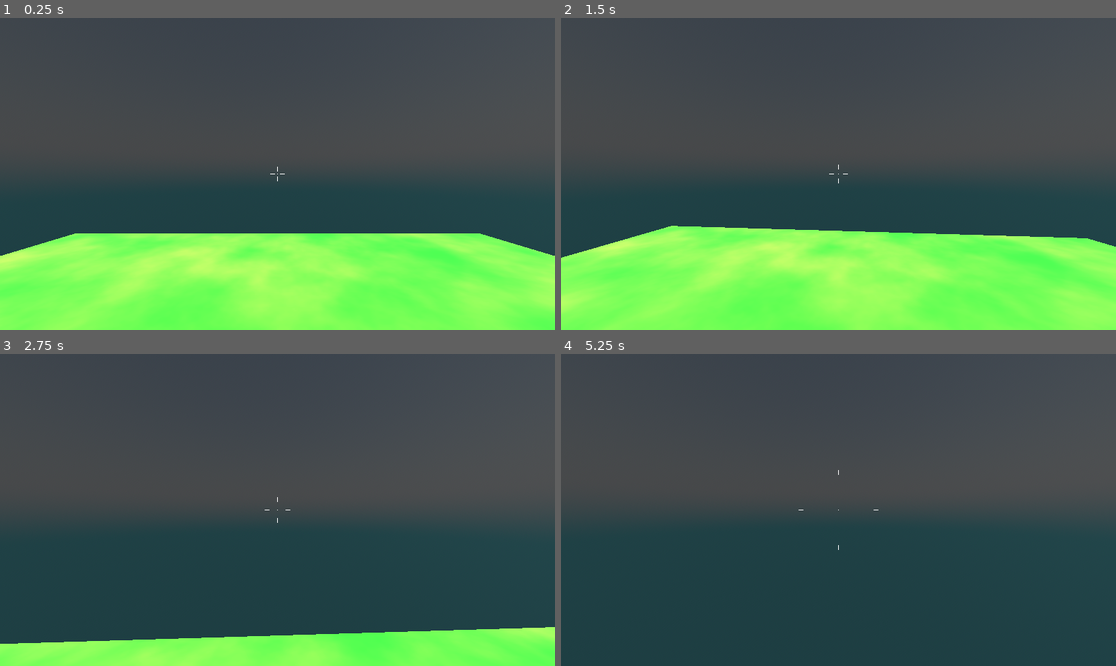
Above: before the commit, frames 1-4 (two rows, left to right).
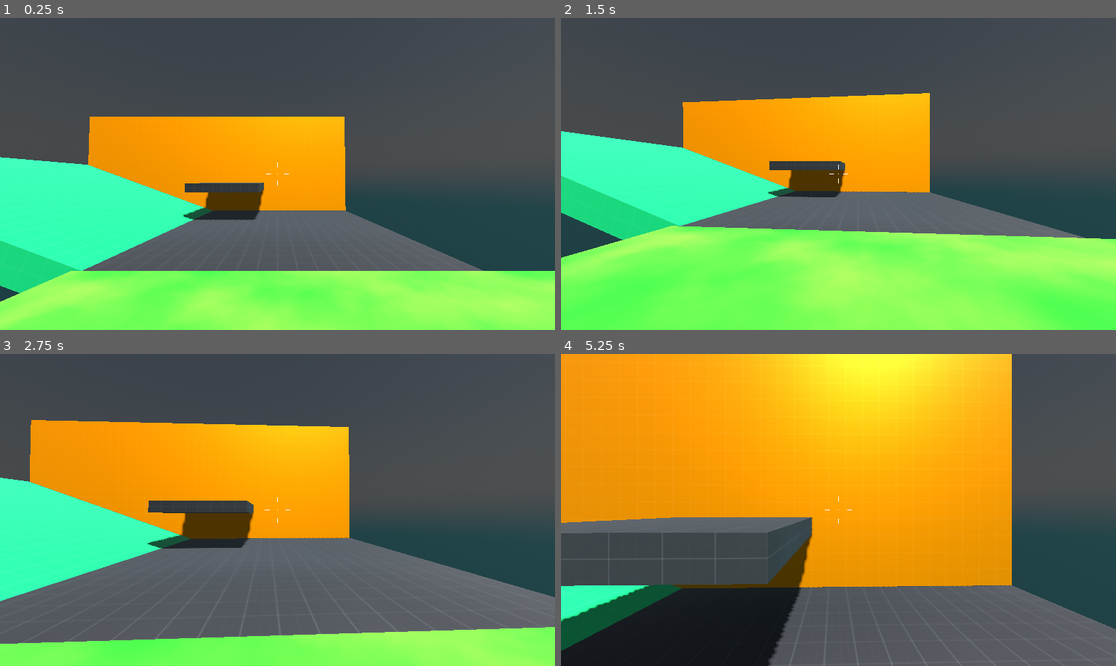
Above: after the commit, the same moments.

Repository: ColormaticStudios/quality-godot-first-person-2
Game: Godot game, scene res://test_world.tscn
The game is run twice, just before and just after one commit, with the same random seed, the same clock (stepped at 60 frames per second) and the same inputs.
Inputs (mouse positions are in pixels of both pictures, inside the frame that each line leads up to):
- Up to frame 1 (0.25 s): no input
- Up to frame 2 (1.5 s): tap Enter (ui_accept) at 0.5, 0.77 s; move the mouse to (866, 174) at 0.52 s; hold Up (ui_up) from 0.53 s (still down); tap C (crouch) at 0.6, 1.35 s; move the mouse to (810, 174) at 1.27 s
- Up to frame 3 (2.75 s): keep holding Up (ui_up); tap Enter (ui_accept) at 1.52 s; move the mouse to (288, 503) at 2.02 s; tap C (crouch) at 2.1 s
- Up to frame 4 (5.25 s): keep holding Up (ui_up); move the mouse to (832, 516) at 2.77 s; tap C (crouch) every 0.75 s from 2.85 to 5.1 s; tap Enter (ui_accept) at 3.02, 3.77, 4.52 s; move the mouse to (877, 513) at 3.52 s; move the mouse to (794, 506) at 4.27 s; move the mouse to (844, 510) at 5.02 s

The runs differ from the first frame. In frame 1, 42% of the frame differs, in the area x 0-100%, y 31-100%; in frame 2, 40%; in frame 3, 55%; in frame 4, 83%, in the area x 0-100%, y 0-100%.

Commit message:
A better test environment

Diff:
--- a/test_world.tscn
+++ b/test_world.tscn
@@ -1,22 +1,9 @@
-[gd_scene load_steps=9 format=3 uid="uid://cs4drhmc1bql5"]
+[gd_scene load_steps=15 format=3 uid="uid://cs4drhmc1bql5"]
 
 [ext_resource type="PackedScene" uid="uid://cc1m2a1obsyn4" path="res://addons/fpc/character.tscn" id="1_e18vq"]
-
-[sub_resource type="Gradient" id="Gradient_ur0vy"]
-colors = PackedColorArray(0, 0.476245, 0.0193456, 1, 0.360494, 0.612721, 0.119744, 1)
-
-[sub_resource type="FastNoiseLite" id="FastNoiseLite_jd3pw"]
-frequency = 0.005
-
-[sub_resource type="NoiseTexture2D" id="NoiseTexture2D_7akuf"]
-width = 1024
-height = 1024
-in_3d_space = true
-color_ramp = SubResource("Gradient_ur0vy")
-noise = SubResource("FastNoiseLite_jd3pw")
-
-[sub_resource type="StandardMaterial3D" id="StandardMaterial3D_67ysu"]
-albedo_texture = SubResource("NoiseTexture2D_7akuf")
+[ext_resource type="Texture2D" uid="uid://pe7a4weirj2g" path="res://textures/dark.png" id="2_08fdt"]
+[ext_resource type="Texture2D" uid="uid://cxjxvqmf4boxq" path="res://textures/green.png" id="3_q4clv"]
+[ext_resource type="Texture2D" uid="uid://dsv4jm4vydflb" path="res://textures/orange.png" id="4_1ns5t"]
 
 [sub_resource type="PhysicalSkyMaterial" id="PhysicalSkyMaterial_edcox"]
 ground_color = Color(0.160784, 0.815686, 0.905882, 1)
@@ -30,15 +17,53 @@
 tonemap_mode = 1
 ssao_enabled = true
 
+[sub_resource type="Gradient" id="Gradient_ur0vy"]
+colors = PackedColorArray(0, 0.476245, 0.0193456, 1, 0.360494, 0.612721, 0.119744, 1)
+
+[sub_resource type="FastNoiseLite" id="FastNoiseLite_jd3pw"]
+frequency = 0.0027
+
+[sub_resource type="NoiseTexture2D" id="NoiseTexture2D_7akuf"]
+width = 1024
+height = 1024
+in_3d_space = true
+seamless = true
+color_ramp = SubResource("Gradient_ur0vy")
+noise = SubResource("FastNoiseLite_jd3pw")
+
+[sub_resource type="StandardMaterial3D" id="StandardMaterial3D_67ysu"]
+albedo_texture = SubResource("NoiseTexture2D_7akuf")
+uv1_scale = Vector3(0.1, 0.1, 0.1)
+uv1_triplanar = true
+
+[sub_resource type="StandardMaterial3D" id="StandardMaterial3D_gomnb"]
+albedo_texture = ExtResource("2_08fdt")
+metallic = 0.81
+metallic_specular = 0.2
+roughness = 0.5
+uv1_triplanar = true
+uv1_triplanar_sharpness = 0.000850145
+
+[sub_resource type="StandardMaterial3D" id="StandardMaterial3D_u0sbk"]
+albedo_texture = ExtResource("3_q4clv")
+metallic = 0.81
+metallic_specular = 0.2
+roughness = 0.5
+uv1_triplanar = true
+uv1_triplanar_sharpness = 0.000850145
+
+[sub_resource type="StandardMaterial3D" id="StandardMaterial3D_7j4uu"]
+albedo_texture = ExtResource("4_1ns5t")
+metallic = 0.81
+metallic_specular = 0.2
+roughness = 0.5
+uv1_triplanar = true
+uv1_triplanar_sharpness = 0.000850145
+
 [node name="test_world" type="Node3D"]
 
 [node name="Character" parent="." instance=ExtResource("1_e18vq")]
-
-[node name="CSGBox3D" type="CSGBox3D" parent="."]
-transform = Transform3D(1, 0, 0, 0, 1, 0, 0, 0, 1, 0, -0.5, 0)
-use_collision = true
-size = Vector3(10, 1, 10)
-material = SubResource("StandardMaterial3D_67ysu")
+transform = Transform3D(1, 0, 0, 0, 1, 0, 0, 0, 1, 0, 1, 0)
 
 [node name="WorldEnvironment" type="WorldEnvironment" parent="."]
 environment = SubResource("Environment_20rw3")
@@ -47,3 +72,35 @@
 transform = Transform3D(0.87959, -0.436605, 0.188936, 0, 0.397148, 0.917755, -0.475732, -0.807248, 0.349328, 0, 0, 0)
 light_energy = 2.0
 shadow_enabled = true
+
+[node name="terrain" type="Node3D" parent="."]
+
+[node name="CSGBox3D" type="CSGBox3D" parent="terrain"]
+transform = Transform3D(1, 0, 0, 0, 1, 0, 0, 0, 1, 10, -0.5, 10)
+use_collision = true
+size = Vector3(30, 1, 30)
+material = SubResource("StandardMaterial3D_67ysu")
+
+[node name="CSGBox3D2" type="CSGBox3D" parent="terrain"]
+transform = Transform3D(1, 0, 0, 0, 1, 0, 0, 0, 1, 0, -0.5, -10)
+use_collision = true
+size = Vector3(10, 1, 10)
+material = SubResource("StandardMaterial3D_gomnb")
+
+[node name="CSGBox3D3" type="CSGBox3D" parent="terrain"]
+transform = Transform3D(1, 0, 0, 0, 1, 0, 0, 0, 1, -3, 1.8, -13)
+use_collision = true
+size = Vector3(4, 0.5, 4)
+material = SubResource("StandardMaterial3D_gomnb")
+
+[node name="CSGBox3D4" type="CSGBox3D" parent="terrain"]
+transform = Transform3D(0.939693, 0.34202, 0, -0.34202, 0.939693, 0, 0, 0, 1, -9.5, 1.2, -10)
+use_collision = true
+size = Vector3(10, 1, 10)
+material = SubResource("StandardMaterial3D_u0sbk")
+
+[node name="CSGBox3D5" type="CSGBox3D" parent="terrain"]
+transform = Transform3D(1, 0, 0, 0, 1, 0, 0, 0, 1, -4.5, 3, -15.5)
+use_collision = true
+size = Vector3(19, 8, 1)
+material = SubResource("StandardMaterial3D_7j4uu")
Binary file added: textures/dark.png
Not shown, added: textures/dark.png.import
Binary file added: textures/green.png
Not shown, added: textures/green.png.import
Binary file added: textures/orange.png
Not shown, added: textures/orange.png.import
Binary file added: textures/purple.png
Not shown, added: textures/purple.png.import
Binary file added: textures/red.png
Not shown, added: textures/red.png.import
